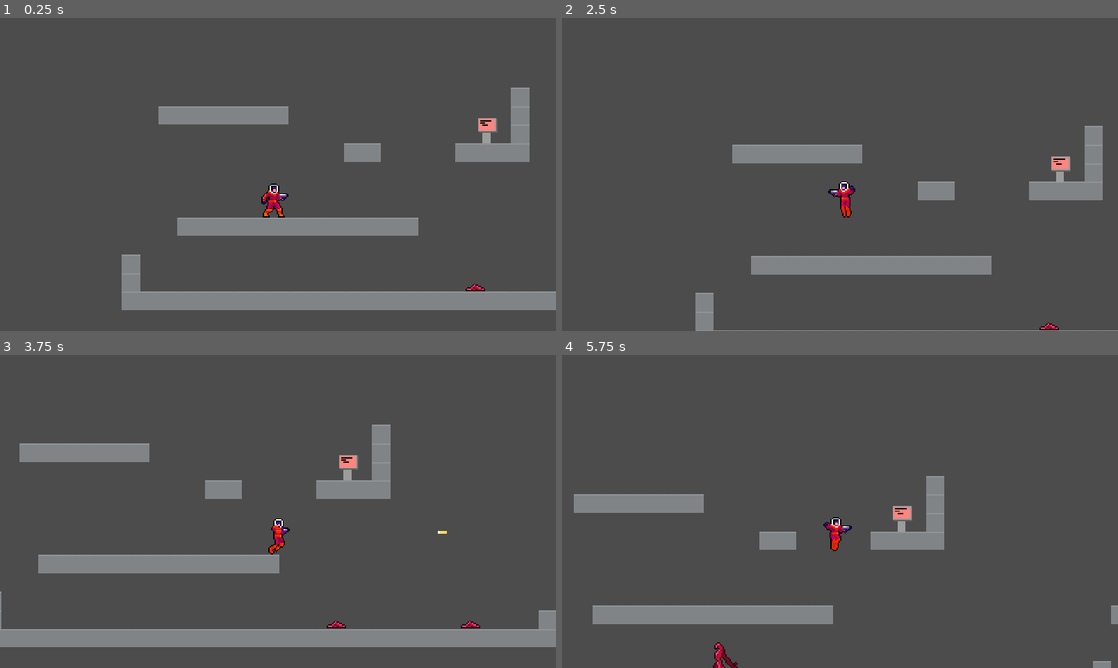
Above: before the commit, frames 1-4 (two rows, left to right).
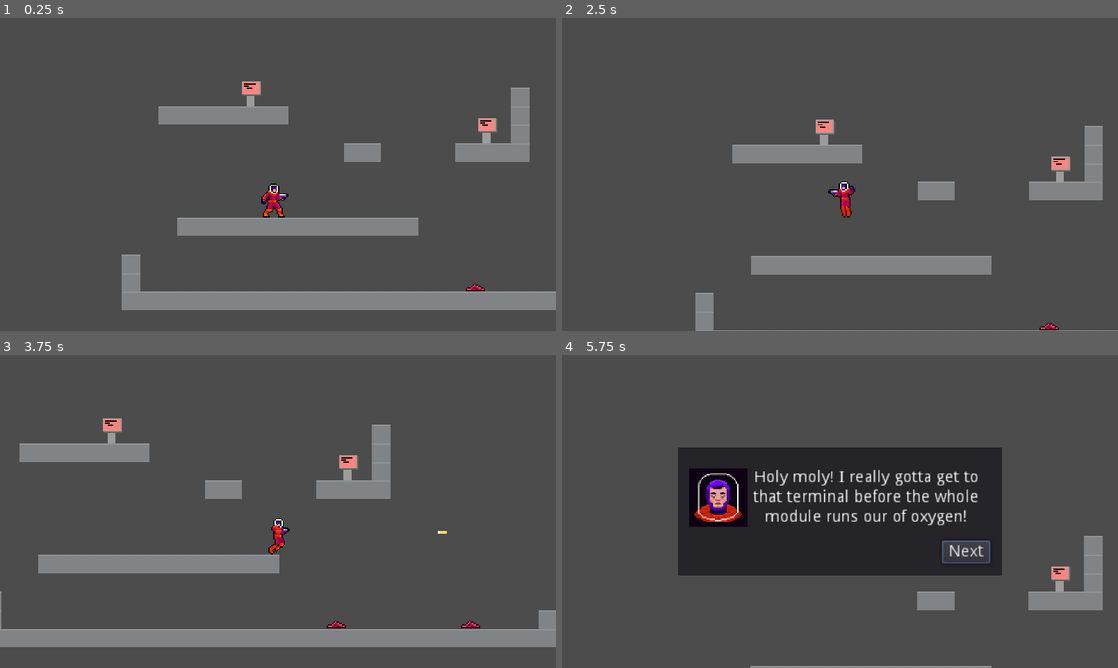
Above: after the commit, the same moments.

Repository: JuroUhlar/red_cascade
Game: Godot game, scene res://scenes/World.tscn
Two runs of this game, one before a commit and one after it. Both use one fixed random seed, a clock stepped at 60 frames per second and the inputs below.
Inputs:
- Up to frame 1 (0.25 s): no input
- Up to frame 2 (2.5 s): tap Enter at 0.5 s; hold V (interact) 0.53-1.28 s; hold D (move_right) 0.53-2.03 s; tap Space (jump) at 0.77, 1.52 s; tap X (dash) at 1.35 s; tap V (interact) at 1.55 s; hold A (move_left) from 2.03 s (still down); hold V (interact) from 2.03 s (still down)
- Up to frame 3 (3.75 s): release A (move_left) at 2.78 s; release V (interact) at 2.78 s; hold D (move_right) from 2.78 s (still down); tap Z (shoot) at 2.85 s; tap Space (jump) at 3.02 s; tap V (interact) at 3.05 s; hold V (interact) from 3.53 s (still down)
- Up to frame 4 (5.75 s): tap Space (jump) at 3.77, 4.52 s; release D (move_right) at 4.28 s; release V (interact) at 4.28 s; hold A (move_left) 4.28-5.03 s; tap X (dash) at 4.35 s; tap V (interact) at 4.55 s; hold D (move_right) from 5.03 s (still down); hold V (interact) from 5.03 s (still down)

The runs differ from the first frame. In frame 1, 0.2% of the frame differs, in the area x 43-47%, y 20-29%; in frame 2, 0.2%; in frame 3, 0.2%; in frame 4, 29%, in the area x 2-100%, y 29-100%.

Commit message:
Dialoge supports multiple lines

Diff:
--- a/scenes/Dialogue.tscn
+++ b/scenes/Dialogue.tscn
@@ -11,7 +11,7 @@
 margin_right = -100.0
 margin_bottom = -80.0
 script = ExtResource( 1 )
-text = "Fuck! I really gotta get to that terminal before the whole module runs our of oxygen!"
+texts = [ "Fuck! I really gotta get to that terminal before the whole module runs our of oxygen!" ]
 avatarTexture = ExtResource( 2 )
 
 [node name="Panel" type="Panel" parent="."]
@@ -69,10 +69,10 @@
 alignment = 2
 
 [node name="Button" type="Button" parent="Panel/MarginContainer/VBoxContainer/HBoxContainer2"]
-margin_left = 230.0
+margin_left = 218.0
 margin_right = 260.0
 margin_bottom = 20.0
-text = "Ok"
+text = "Next"
 
 [node name="dismissable_timer" type="Timer" parent="."]
 wait_time = 0.2
--- a/scenes/World.tscn
+++ b/scenes/World.tscn
@@ -24,8 +24,17 @@
 position = Vector2( 325.501, 117.772 )
 targetPath = NodePath("../CanvasLayer/DialogBox")
 
+[node name="Button2" parent="." instance=ExtResource( 4 )]
+position = Vector2( 121.876, 86.0065 )
+targetPath = NodePath("../CanvasLayer/DialogBox2")
+
 [node name="CanvasLayer" type="CanvasLayer" parent="."]
 pause_mode = 2
 
 [node name="DialogBox" parent="CanvasLayer" instance=ExtResource( 5 )]
 visible = false
+texts = [ "Shit! I really gotta get to that terminal before the whole module runs our of oxygen!" ]
+
+[node name="DialogBox2" parent="CanvasLayer" instance=ExtResource( 5 )]
+visible = false
+texts = [ "Holy moly! I really gotta get to that terminal before the whole module runs our of oxygen!", "default dialoge text 2" ]
--- a/scripts/Dialogue.gd
+++ b/scripts/Dialogue.gd
@@ -1,19 +1,22 @@
 extends Control
 
 
-export (String) var text = "default dialogue text"
+export (Array, String) var texts = ["default dialogue text 1"]
 export (Texture) var avatarTexture
-
 
 onready var button = get_node("Panel/MarginContainer/VBoxContainer/HBoxContainer2/Button")
 onready var line = get_node("Panel/MarginContainer/VBoxContainer/HBoxContainer/CenterContainer2/Line")
 onready var avatar = get_node("Panel/MarginContainer/VBoxContainer/HBoxContainer/CenterContainer/Avatar")
 
 var dismissable = false
+var lineCount = 1
+var lineIndex = 0
 
 func _ready():
-	line.text = text
+	lineCount = texts.size()
+	line.text = texts[0]
 	avatar.texture = avatarTexture
+	button.text = getButtonText()
 
 func _on_Button_pressed():
 	pressed()
@@ -21,17 +24,31 @@
 func activate():
 	visible = true
 	get_tree().paused = true
+	line.text = texts[lineIndex]
+	button.text = getButtonText()
 	$dismissable_timer.start()
 	button.grab_focus()
 
 func _process(delta):
-	if(dismissable and Input.is_action_pressed("interact")):
+	if(dismissable and Input.is_action_just_released("interact")):
 		pressed()
 
 func pressed():
-	visible = false
-	dismissable = false
-	get_tree().paused = false
+	if lineIndex < lineCount - 1:
+		lineIndex += 1
+		line.text = texts[lineIndex]
+		button.text = getButtonText()
+	else:
+		visible = false
+		dismissable = false
+		lineIndex = 0
+		get_tree().paused = false
 
 func _on_dismissable_timer_timeout():
 	dismissable = true
+
+func getButtonText():
+	if lineIndex == lineCount - 1:
+		return "Close"
+	else:
+		return "Next"
